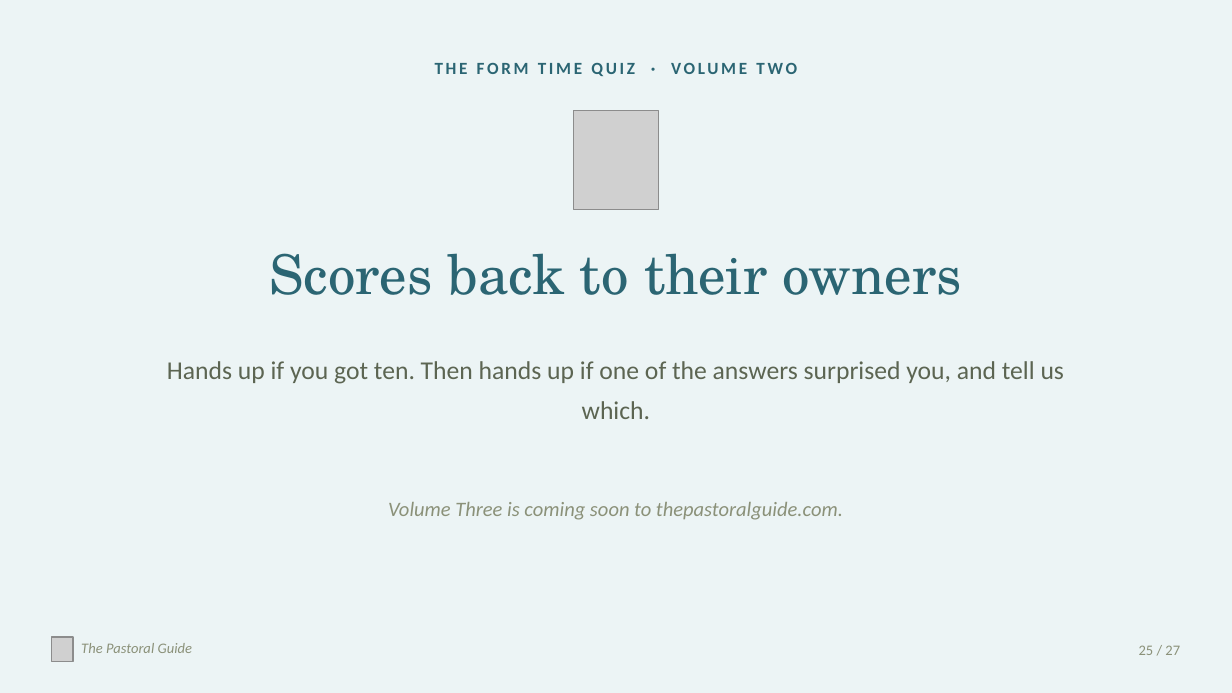
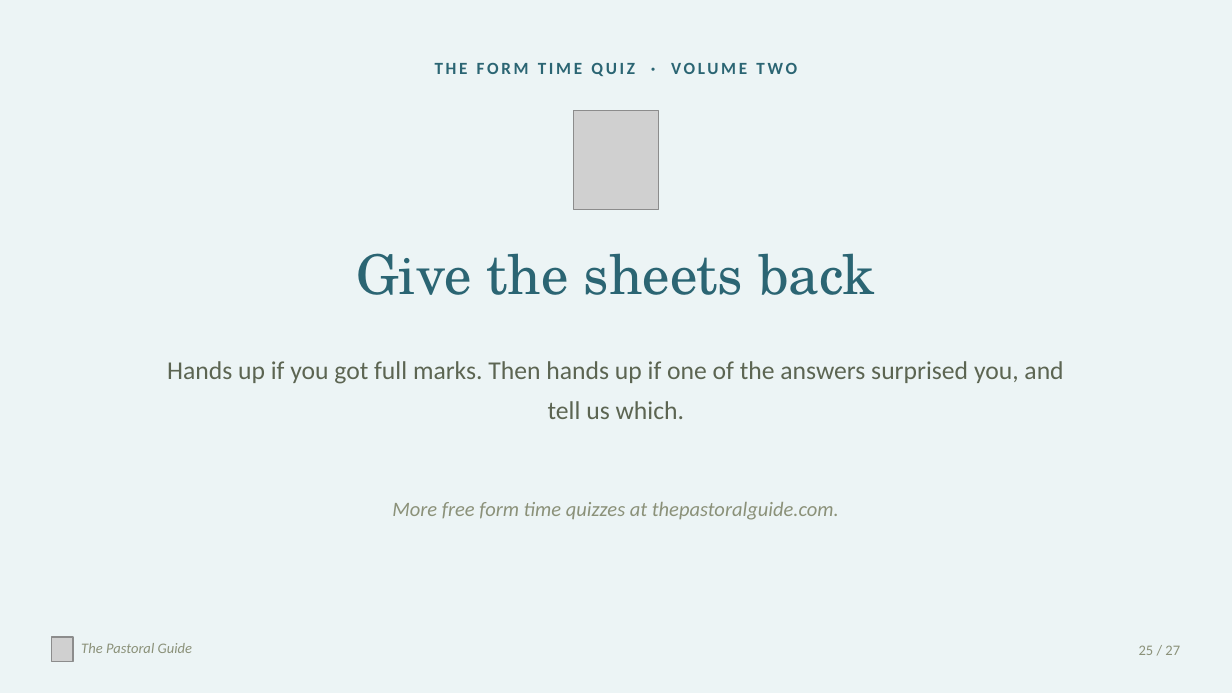
Before and after one commit to thepastoralguide/thepastoralguide.github.io, a slide deck: slide 25 of morning-registration-activities/form-time-quiz/downloads/Form_Time_Quiz_Volume_Two_Year_10_and_11.pptx. Drawn at 1232x693 pixels with LibreOffice and Linux fonts; fonts in the diff are those of the drawing; grey boxes stand for pictures. Boxes give left, top, right and bottom in pixels: in the first picture for what was removed or moved away, otherwise in the second. Text is boxed around its words. In the diff, an @@ line names an element or a change of style, - is before the commit and + after.

Commit message:
Form Time Quiz Volume Three, reworded Volumes One and Two with blank answer sheets, general sign-up wording

```diff
--- a/morning-registration-activities/form-time-quiz/downloads/Form_Time_Quiz_Volume_Two_Year_10_and_11.pptx
+++ b/morning-registration-activities/form-time-quiz/downloads/Form_Time_Quiz_Volume_Two_Year_10_and_11.pptx
@@ text at (356,253,875,295): text changed @@
-Scores back to their owners
+Give the sheets back
@@ text at (167,361,1063,419): text changed @@
-Hands up if you got ten. Then hands up if one of the answers surprised you, and tell us which.
+Hands up if you got full marks. Then hands up if one of the answers surprised you, and tell us which.
@@ text at (392,502,839,520): text changed @@
-Volume Three is coming soon to thepastoralguide.com.
+More free form time quizzes at thepastoralguide.com.
```
Also in this commit, not shown: 17 other slides changed, 24 other files.
